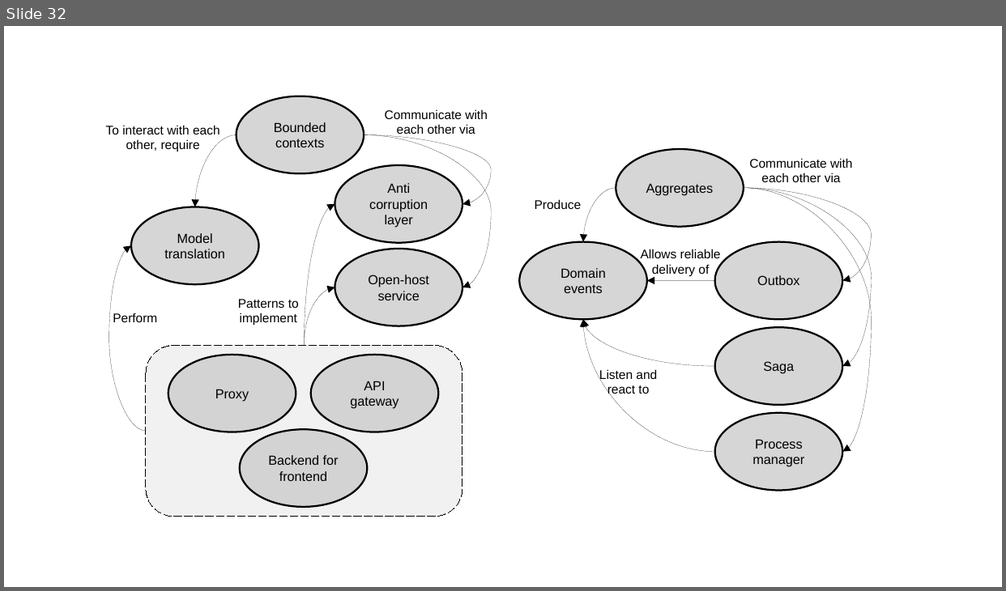
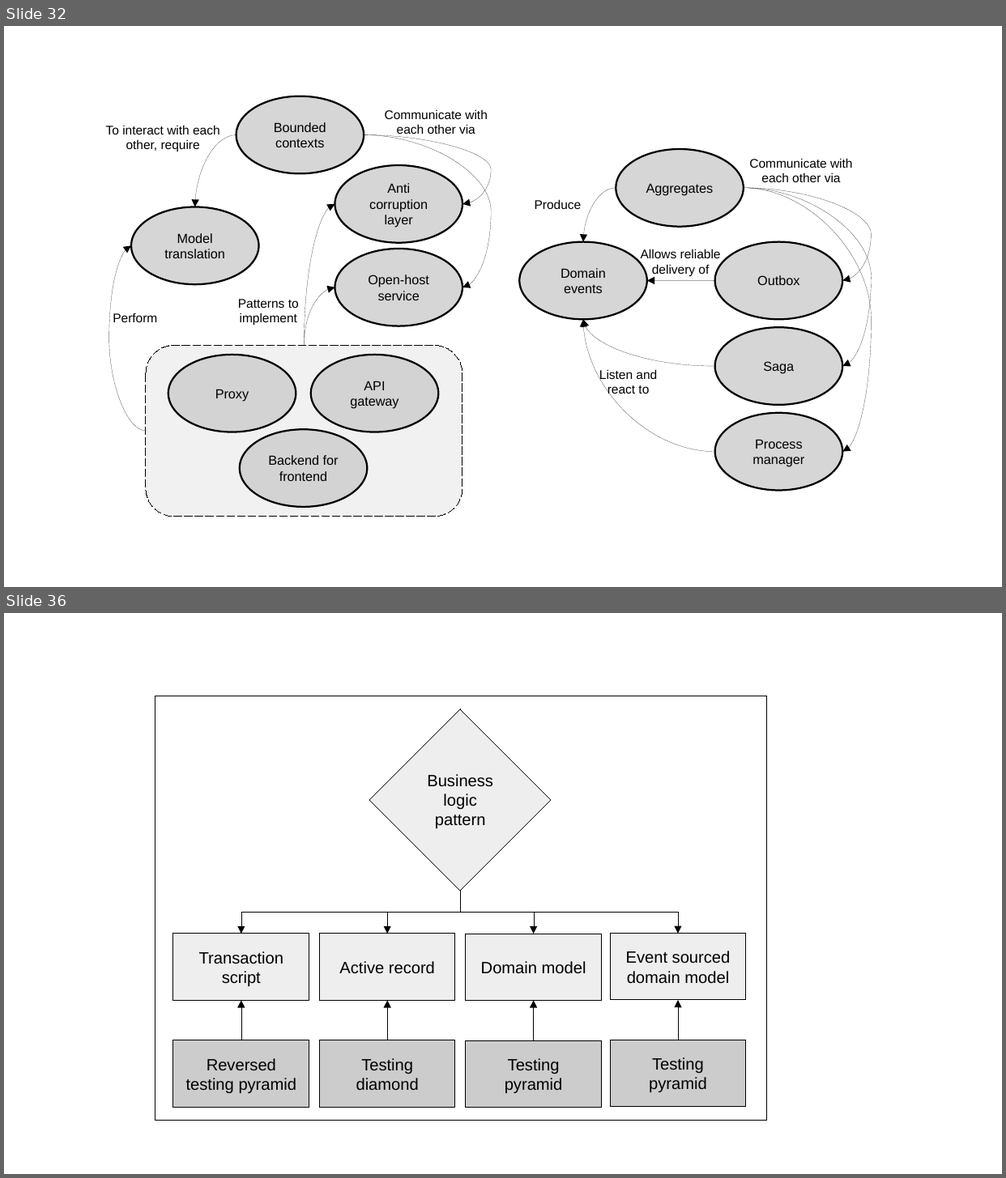
Before and after one commit to megakevin/end-point-blog, a slide deck: 2025/09/high-level-system-analysis-and-design-ddd-part-1/diagrams.odp. Shown one above the other, each under a label of ours: slide 32 before the commit, slides 32 and 36 after it; the slides between them are not shown. The pictures are 1006x591 and 1006x1178 pixels, drawn with LibreOffice and Linux fonts; fonts in the diff are those of the drawing. Boxes give left, top, right and bottom in pixels: in the first picture for what was removed or moved away, otherwise in the second. Text is boxed around its words. In the diff, an @@ line names an element or a change of style, - is before the commit and + after.

```diff
--- a/2025/09/high-level-system-analysis-and-design-ddd-part-1/diagrams.odp
+++ b/2025/09/high-level-system-analysis-and-design-ddd-part-1/diagrams.odp
@@ slide 36 added at [4,613,1002,1174], background #FFFFFF @@
@@ rectangle added at [155,696,766,1120], fill #FFFFFF, outline #000000 0 pt @@
@@ diamond added at [370,709,551,890], fill #EEEEEE, outline #000000 0 pt, 13 pt, text #000000 @@
+Business logic pattern
@@ elbow arrow added from (460, 890) to (241, 934), #000000 0 pt @@
@@ elbow arrow added from (460, 890) to (387, 934), #000000 0 pt @@
@@ elbow arrow added from (460, 890) to (534, 934), #000000 0 pt @@
@@ elbow arrow added from (460, 890) to (679, 934), #000000 0 pt @@
@@ rectangle added at [173,934,309,1000], fill #EEEEEE, outline #000000 0 pt, 13 pt, text #000000 @@
+Transaction script
@@ rectangle added at [319,934,455,1000], fill #EEEEEE, outline #000000 0 pt, 13 pt, text #000000 @@
+Active record
@@ rectangle added at [466,934,602,1000], fill #EEEEEE, outline #000000 0 pt, 13 pt, text #000000 @@
+Domain model
@@ rectangle added at [610,934,746,1000], fill #EEEEEE, outline #000000 0 pt, 13 pt, text #000000 @@
+Event sourced domain model
@@ elbow arrow added from (241, 1041) to (241, 1000), #000000 0 pt @@
@@ elbow arrow added from (387, 1041) to (388, 1000), #000000 0 pt @@
@@ elbow arrow added from (534, 1041) to (534, 1000), #000000 0 pt @@
@@ elbow arrow added from (678, 1041) to (679, 1000), #000000 0 pt @@
@@ rectangle added at [173,1041,309,1109], fill #CCCCCC, outline #000000 0 pt, 13 pt, text #000000 @@
+Reversed testing pyramid
@@ rectangle added at [319,1041,455,1109], fill #CCCCCC, outline #000000 0 pt, 13 pt, text #000000 @@
+Testing diamond
@@ rectangle added at [466,1041,602,1109], fill #CCCCCC, outline #000000 0 pt, 13 pt, text #000000 @@
+Testing
+pyramid
@@ rectangle added at [610,1041,746,1107], fill #CCCCCC, outline #000000 0 pt, 13 pt, text #000000 @@
+Testing
+pyramid
```
Also in this commit, not shown: 3 other slides added, 5 other files.
